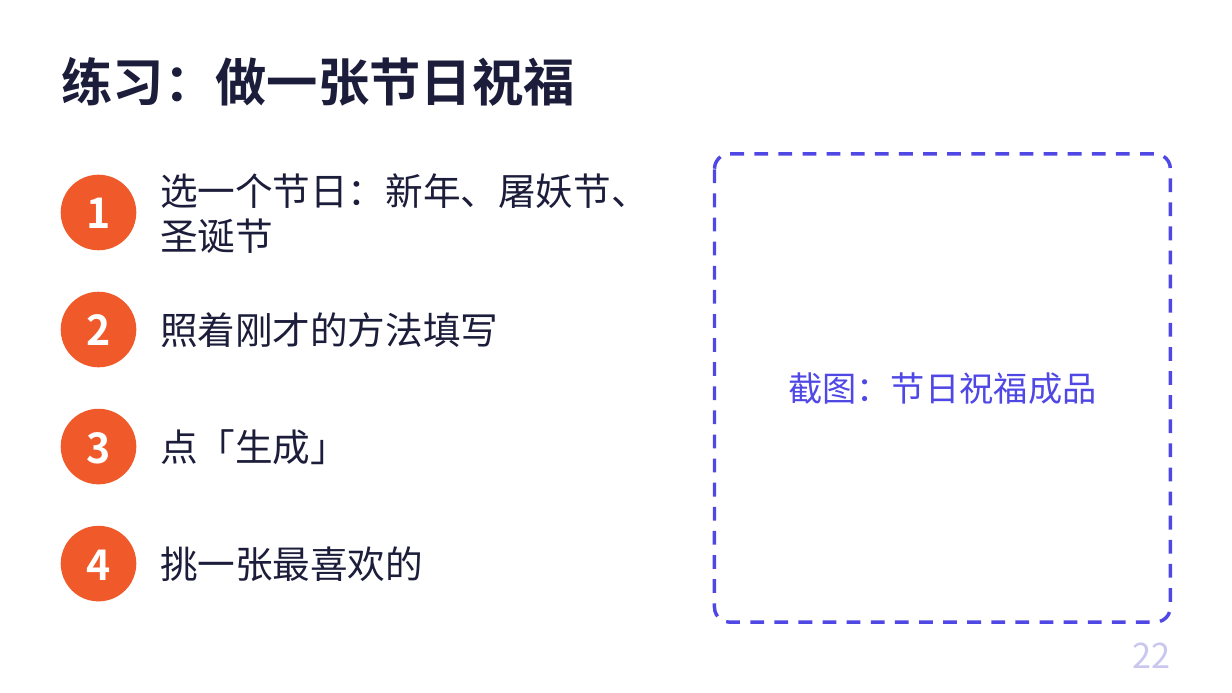
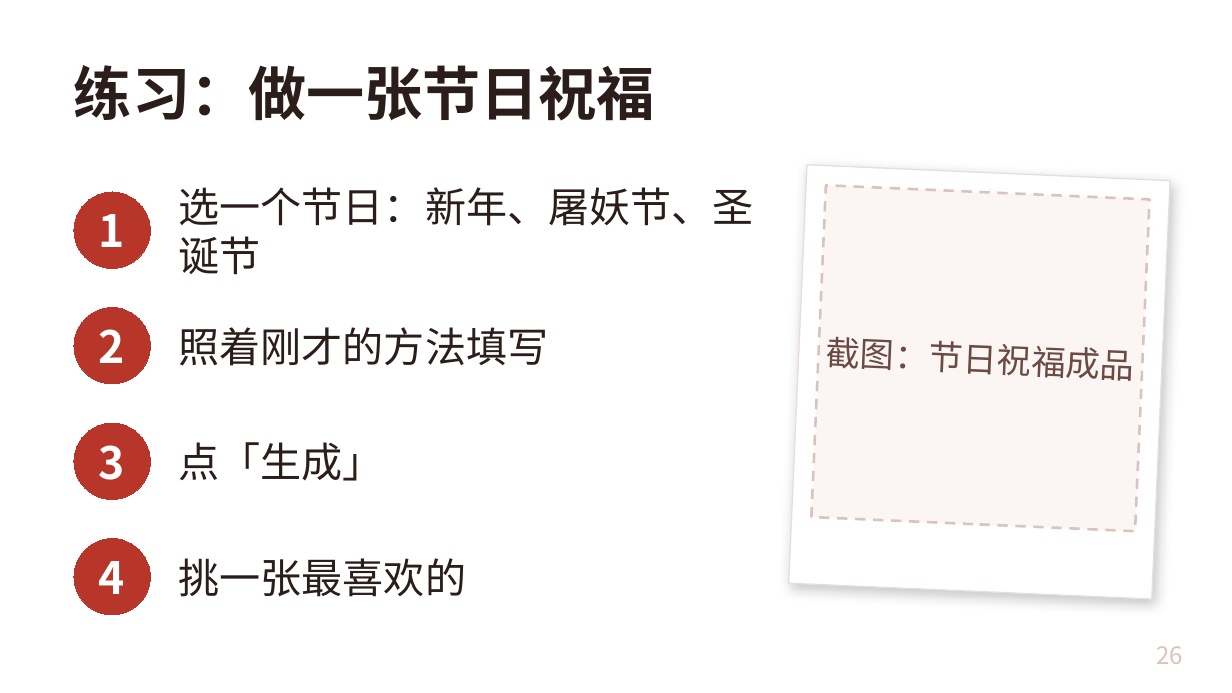
Before and after one commit to freyhuang-11/thinknova-memory, a slide deck: slide 26 of courses/CC长者课_AI情绪焕新/AI情绪焕新_长者课.pptx (slide 22 before the commit). Drawn at 1232x693 pixels with LibreOffice and Linux fonts; fonts in the diff are those of the drawing. Boxes give left, top, right and bottom in pixels: in the first picture for what was removed or moved away, otherwise in the second. Text is boxed around its words. In the diff, an @@ line names an element or a change of style, - is before the commit and + after.

```diff
--- a/courses/CC长者课_AI情绪焕新/AI情绪焕新_长者课.pptx
+++ b/courses/CC长者课_AI情绪焕新/AI情绪焕新_长者课.pptx
@@ title "练习：做一张节日祝福" moved from (x1=62, y1=57, x2=575, y2=106) to (x1=74, y1=65, x2=655, y2=121) @@
@@ title "练习：做一张节日祝福" at (x1=74, y1=65, x2=655, y2=121): size 30 to 34 pt, text colour #1C1D3A to #2B1D1A @@
@@ ellipse removed at (x1=62, y1=176, x2=136, y2=250) @@
@@ size 22 to 24 pt, text colour #1C1D3A to #2B1D1A in 4 elements at (x1=179, y1=558, x2=466, y2=597), (x1=179, y1=442, x2=384, y2=481), (x1=179, y1=327, x2=549, y2=366), (x1=179, y1=187, x2=754, y2=275) @@
@@ text "选一个节日：新年、屠妖节、圣诞节" moved from (x1=160, y1=173, x2=649, y2=253) to (x1=179, y1=187, x2=754, y2=275) @@
@@ rounded rectangle removed at (x1=715, y1=154, x2=1170, y2=622) @@
@@ rectangle added at (x1=788, y1=165, x2=1170, y2=599), fill #FFFFFF, outline #E9DDD8 0.75 pt @@
@@ size 24 to 26 pt; fill none to #B8352A; outline none to #B8352A 0.75 pt in 4 elements at (x1=74, y1=538, x2=150, y2=615), (x1=74, y1=423, x2=150, y2=499), (x1=74, y1=308, x2=150, y2=384), (x1=74, y1=192, x2=150, y2=269) @@
@@ 3 ellipses moved together from (x1=86, y1=197, x2=110, y2=464) to (x1=74, y1=192, x2=150, y2=499) @@
@@ rectangle "截图：节日祝福成品" at (x1=811, y1=185, x2=1149, y2=532): text colour #5048E5 to #6B4A42; fill none to #FBF6F4; outline none to #D9C3BC 1.5 pt dashed; rotation 0 to 2 degrees @@
@@ ellipse removed at (x1=62, y1=293, x2=136, y2=367) @@
@@ text "照着刚才的方法填写" moved from (x1=160, y1=312, x2=498, y2=347) to (x1=179, y1=327, x2=549, y2=366) @@
@@ ellipse removed at (x1=62, y1=410, x2=136, y2=484) @@
@@ text "点「生成」" moved from (x1=160, y1=429, x2=348, y2=465) to (x1=179, y1=442, x2=384, y2=481) @@
@@ ellipse removed at (x1=62, y1=527, x2=136, y2=601) @@
@@ ellipse "4" resized from (x1=86, y1=549, x2=110, y2=580) to (x1=74, y1=538, x2=150, y2=615) @@
@@ text "挑一张最喜欢的" moved from (x1=160, y1=546, x2=423, y2=581) to (x1=179, y1=558, x2=466, y2=597) @@
@@ page number removed at (x1=1132, y1=643, x2=1170, y2=668) @@
-22
@@ page number added at (x1=1156, y1=646, x2=1183, y2=664), 14 pt, text #D9C3BC @@
+26
```
Also in this commit, not shown: 26 other slides changed, 7 slides added, 4 slides removed, 8 other files.
